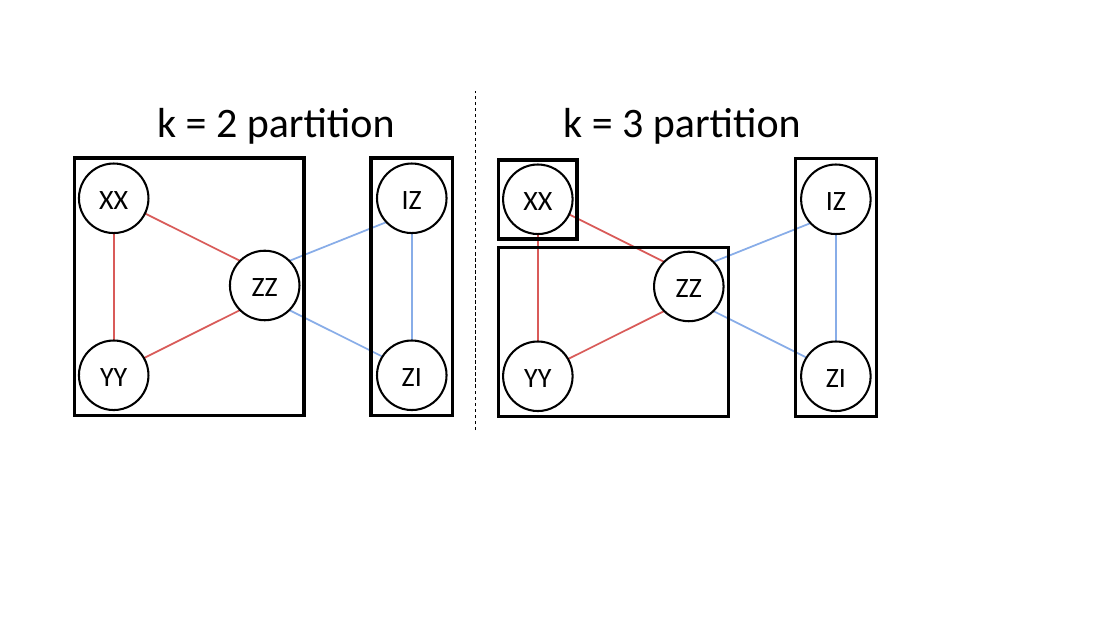
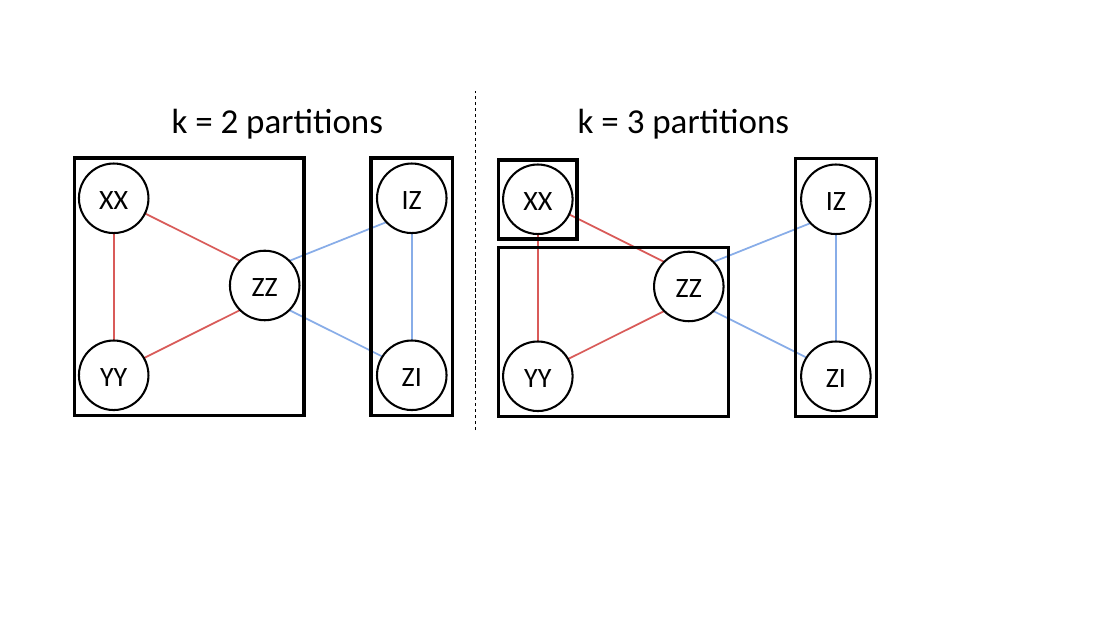
Before and after one commit to teaguetomesh/vqe-term-grouping, a slide deck: slide 1 of Figures/k2_and_k3_partitions.pptx. Drawn at 1120x630 pixels with LibreOffice and Linux fonts; fonts in the diff are those of the drawing. Boxes give left, top, right and bottom in pixels: in the first picture for what was removed or moved away, otherwise in the second. Text is boxed around its words. In the diff, an @@ line names an element or a change of style, - is before the commit and + after.

```diff
--- a/Figures/k2_and_k3_partitions.pptx
+++ b/Figures/k2_and_k3_partitions.pptx
@@ text at [172, 108, 383, 139]: text changed; size 36 to 30 pt @@
-k = 2 partition
+k = 2 partitions
@@ text at [578, 108, 789, 139]: text changed; size 36 to 30 pt @@
-k = 3 partition
+k = 3 partitions
```
Also in this commit, not shown: 1 other file.
